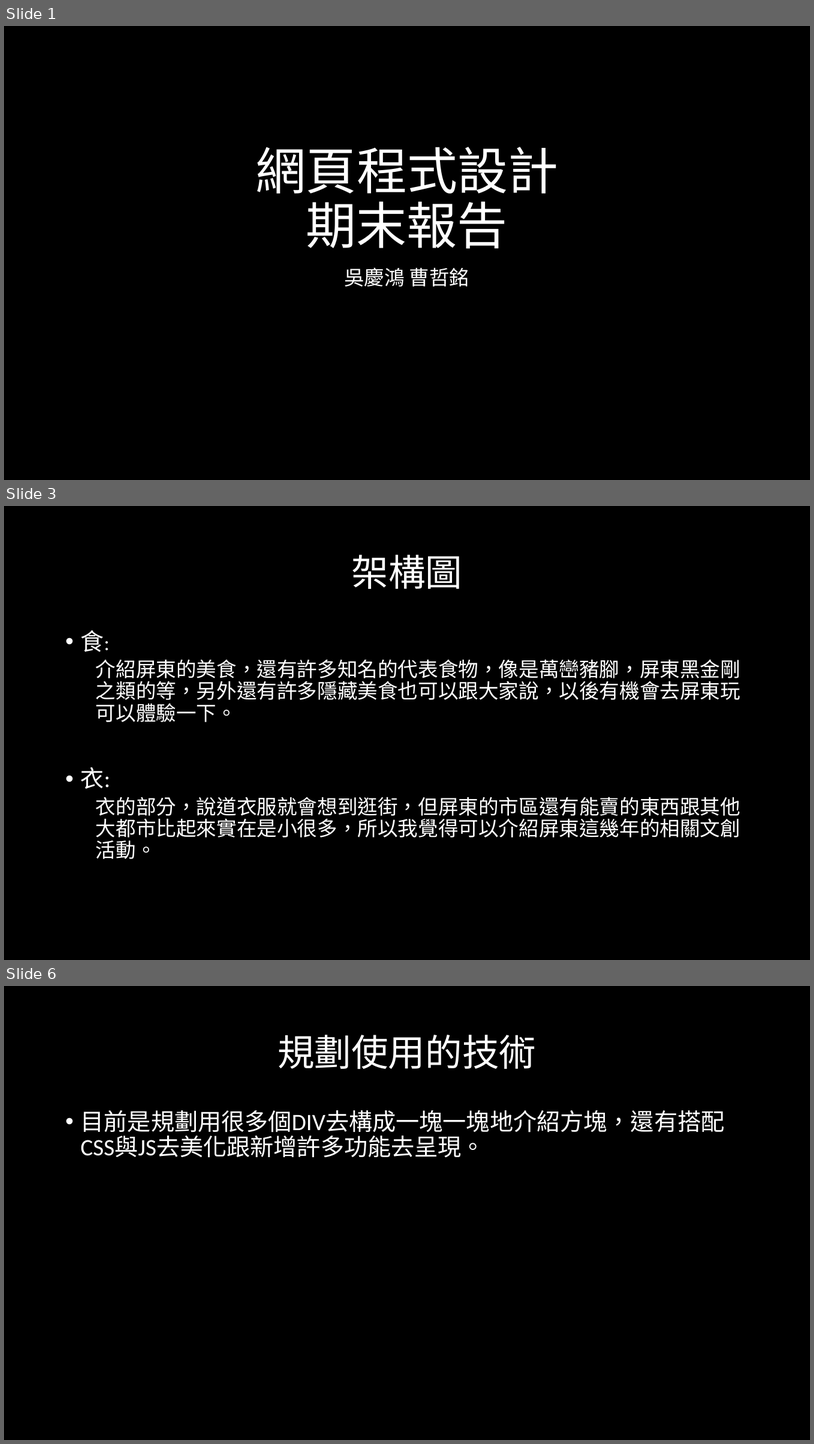
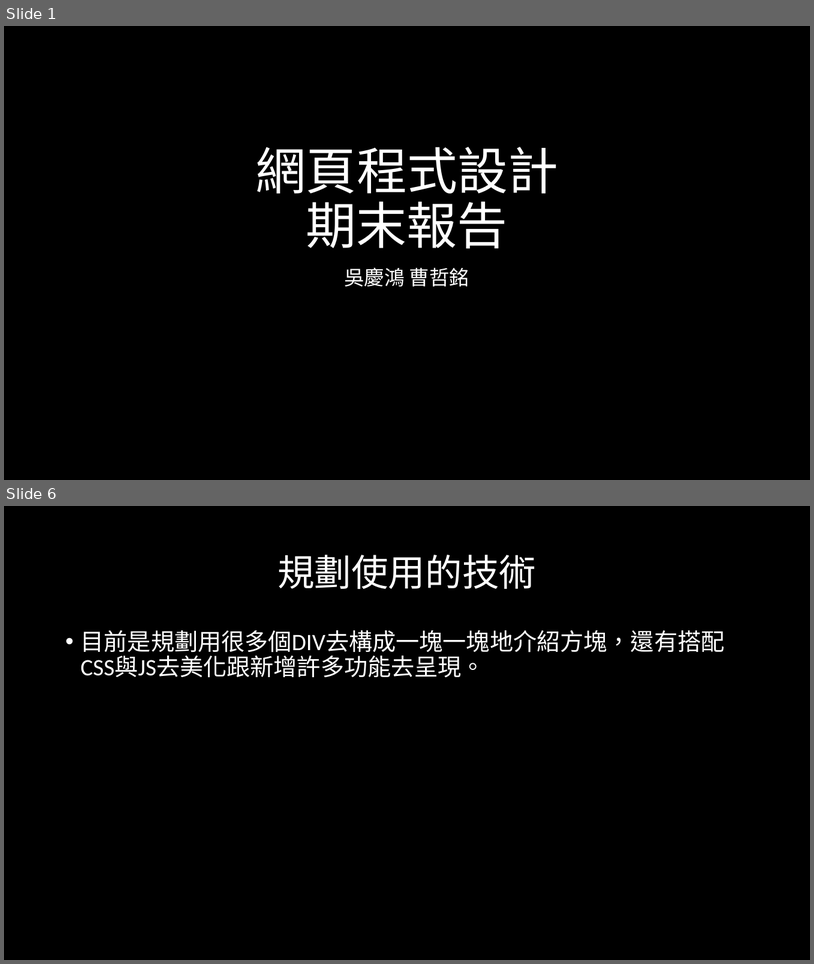
Before and after one commit to 00757107/00757107.github.io, a slide deck: hung/project.pptx. Shown one above the other, each under a label of ours: slides 1, 3 and 6 before the commit, slides 1 and 6 after it; the slides between them are not shown. The pictures are 814x1444 and 814x964 pixels, drawn with LibreOffice and Linux fonts; fonts in the diff are those of the drawing. Boxes give left, top, right and bottom in pixels: in the first picture for what was removed or moved away, otherwise in the second. Text is boxed around its words. In the diff, an @@ line names an element or a change of style, - is before the commit and + after.

```diff
--- a/hung/project.pptx
+++ b/hung/project.pptx
@@ slide 3 removed at <box>4,506,810,960</box>, background #000000 @@
@@ title removed at <box>351,555,462,589</box> @@
-架構圖
@@ text removed at <box>81,630,741,859</box> @@
-• 食:
-  介紹屏東的美食，還有許多知名的代表食物，像是萬巒豬腳，屏東黑金剛之類的等，另外還有許多隱藏美食也可以跟大家說，以後有機會去屏東玩可以體驗一下。
-• 衣:
-  衣的部分，說道衣服就會想到逛街，但屏東的市區還有能賣的東西跟其他大都市比起來實在是小很多，所以我覺得可以介紹屏東這幾年的相關文創活動。
```
Also in this commit, not shown: 3 slides changed, 1 slide added.
